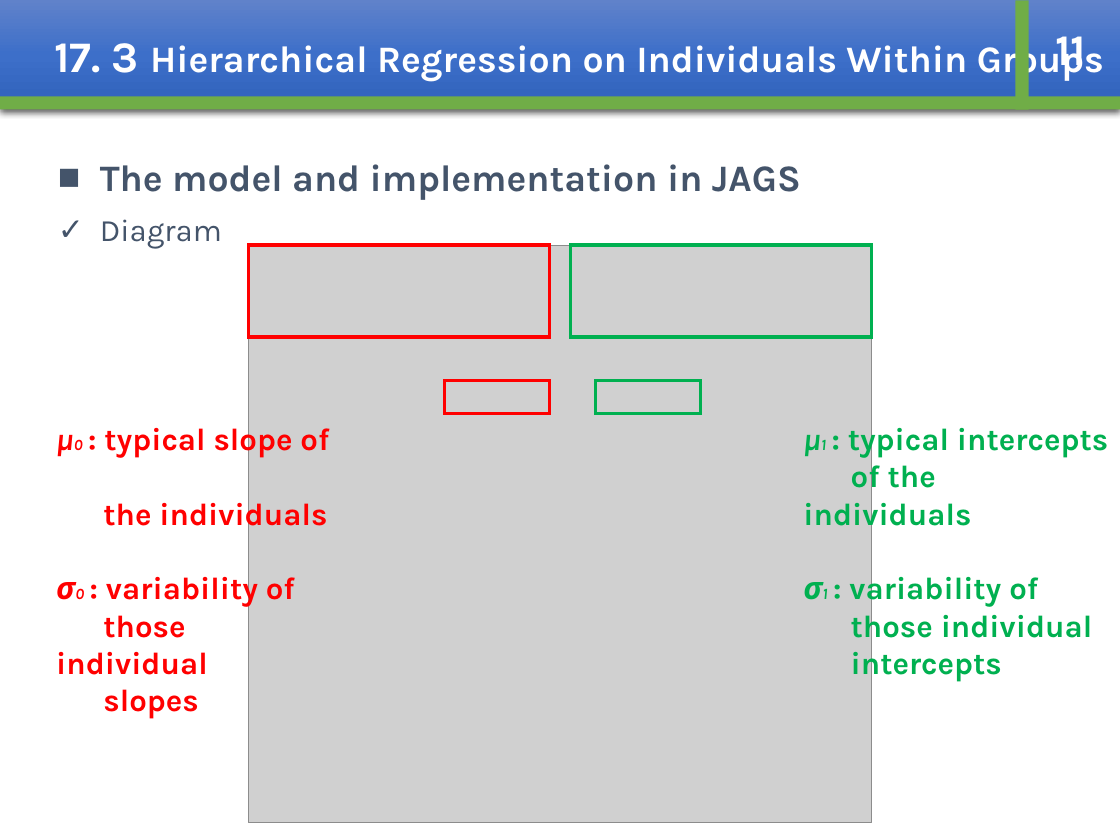
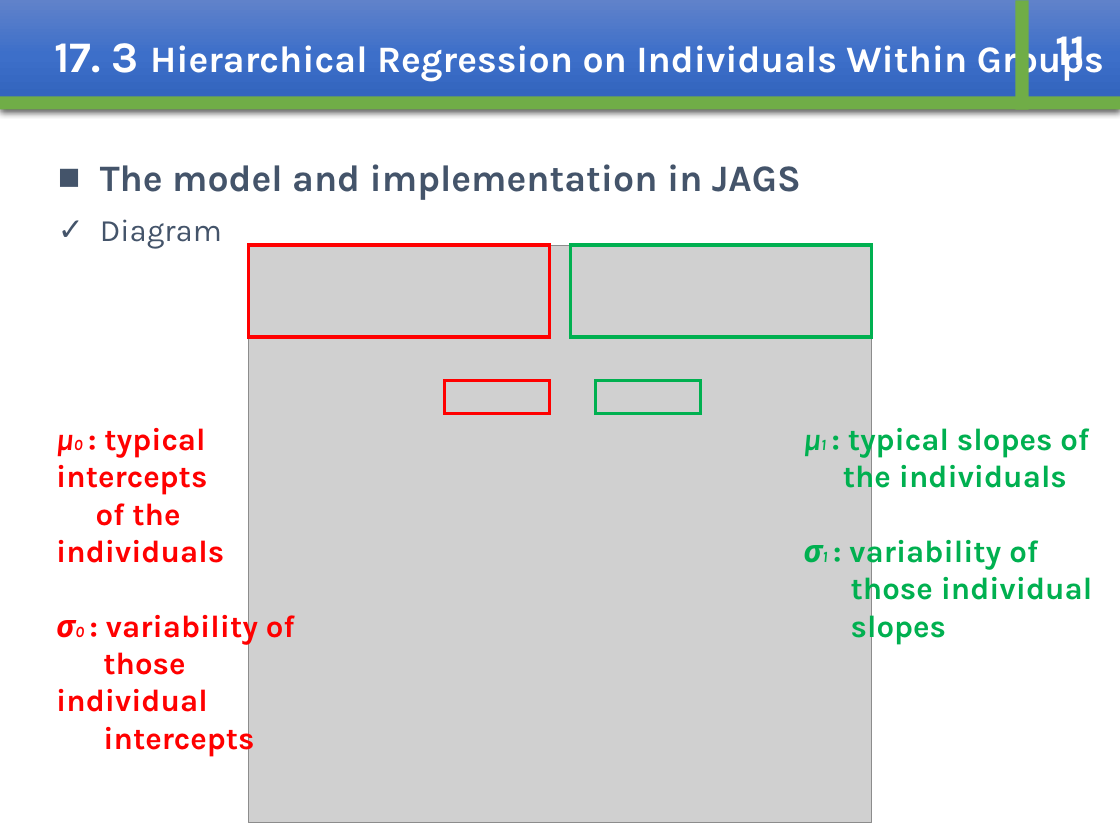
Before and after one commit to whcitizen/citizen-_task, a slide deck: slide 13 of 02_working/08_Bayesian/Bayesian_ch17_kajihara.pptx. Drawn at 1120x840 pixels with LibreOffice and Linux fonts; fonts in the diff are those of the drawing; grey boxes stand for pictures. Boxes give left, top, right and bottom in pixels: in the first picture for what was removed or moved away, otherwise in the second. Text is boxed around its words. In the diff, an @@ line names an element or a change of style, - is before the commit and + after.

```diff
--- a/02_working/08_Bayesian/Bayesian_ch17_kajihara.pptx
+++ b/02_working/08_Bayesian/Bayesian_ch17_kajihara.pptx
@@ text at (56,428,224,563): text changed @@
-μ0 : typical slope of
-the individuals
+μ0 : typical intercepts
+of the individuals
@@ text at (843,422,1089,496): text changed @@
-μ1 : typical intercepts
-of the individuals
+μ1 : typical slopes of
+the individuals
@@ text at (851,609,946,645): text changed @@
-intercepts
+slopes
@@ text at (103,721,254,757): text changed @@
-slopes
+intercepts
```
Also in this commit, not shown: 1 slide removed.
